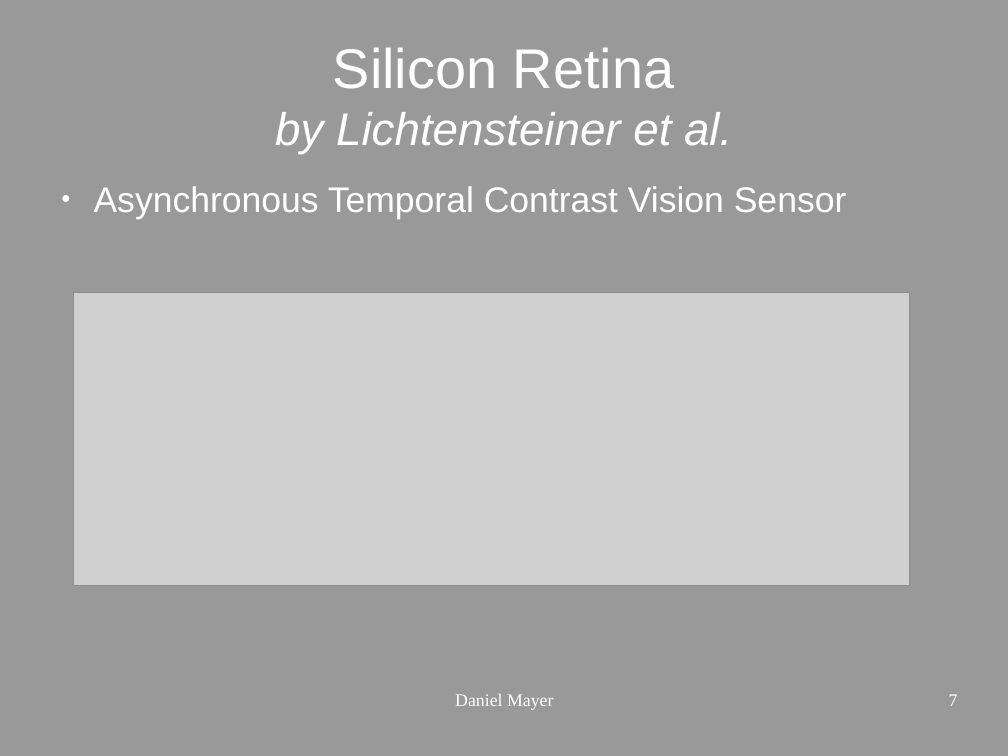
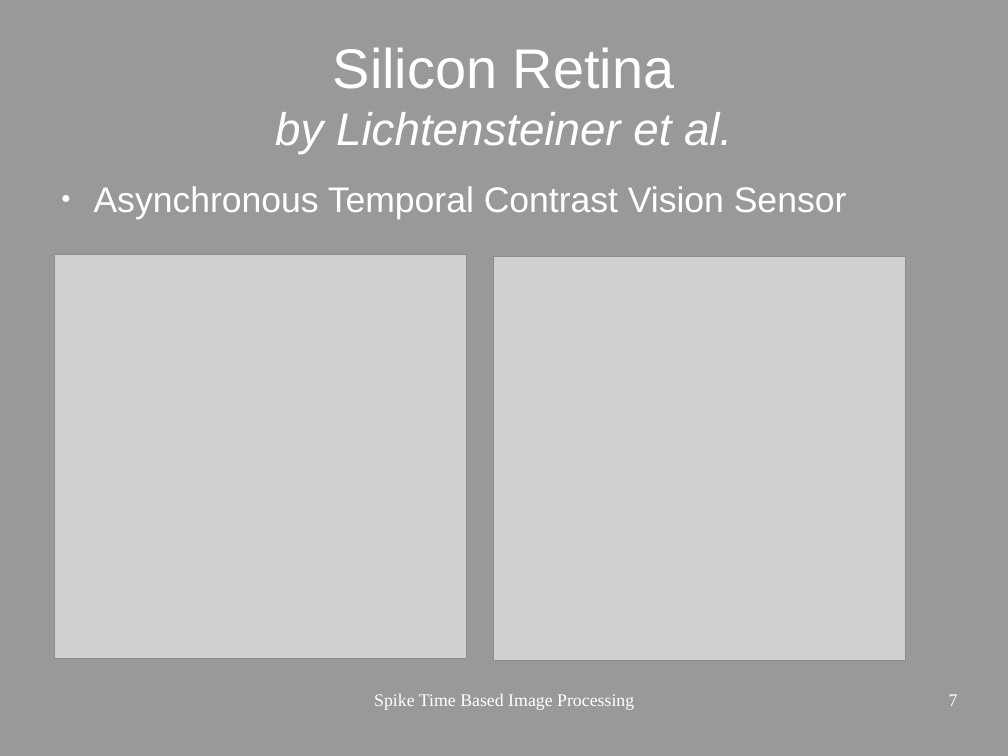
Before and after one commit to gnummig/Spike_time_dependent_plasticity, a slide deck: slide 7 of presentation/STDP_neuromorphics.odp. Drawn at 1008x756 pixels with LibreOffice and Linux fonts; fonts in the diff are those of the drawing; grey boxes stand for pictures. Boxes give left, top, right and bottom in pixels: in the first picture for what was removed or moved away, otherwise in the second. Text is boxed around its words. In the diff, an @@ line names an element or a change of style, - is before the commit and + after.

```diff
--- a/presentation/STDP_neuromorphics.odp
+++ b/presentation/STDP_neuromorphics.odp
@@ picture added at (x1=55, y1=254, x2=467, y2=659) @@
@@ picture resized from (x1=73, y1=293, x2=910, y2=586) to (x1=494, y1=256, x2=906, y2=660) @@
@@ text at (x1=374, y1=694, x2=634, y2=710): text changed @@
-Daniel Mayer
+Spike Time Based Image Processing
```
Also in this commit, not shown: 5 other slides changed, 8 slides added, 1 slide removed, 7 other files.
